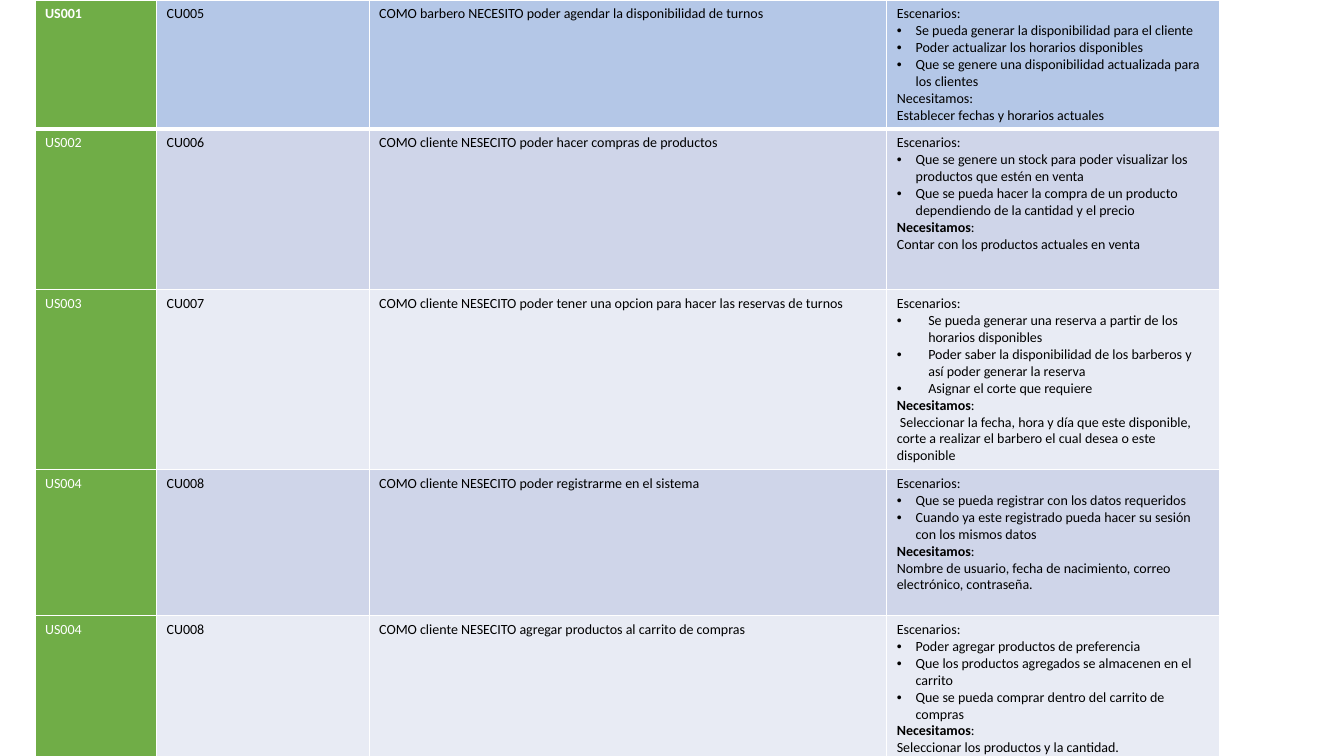
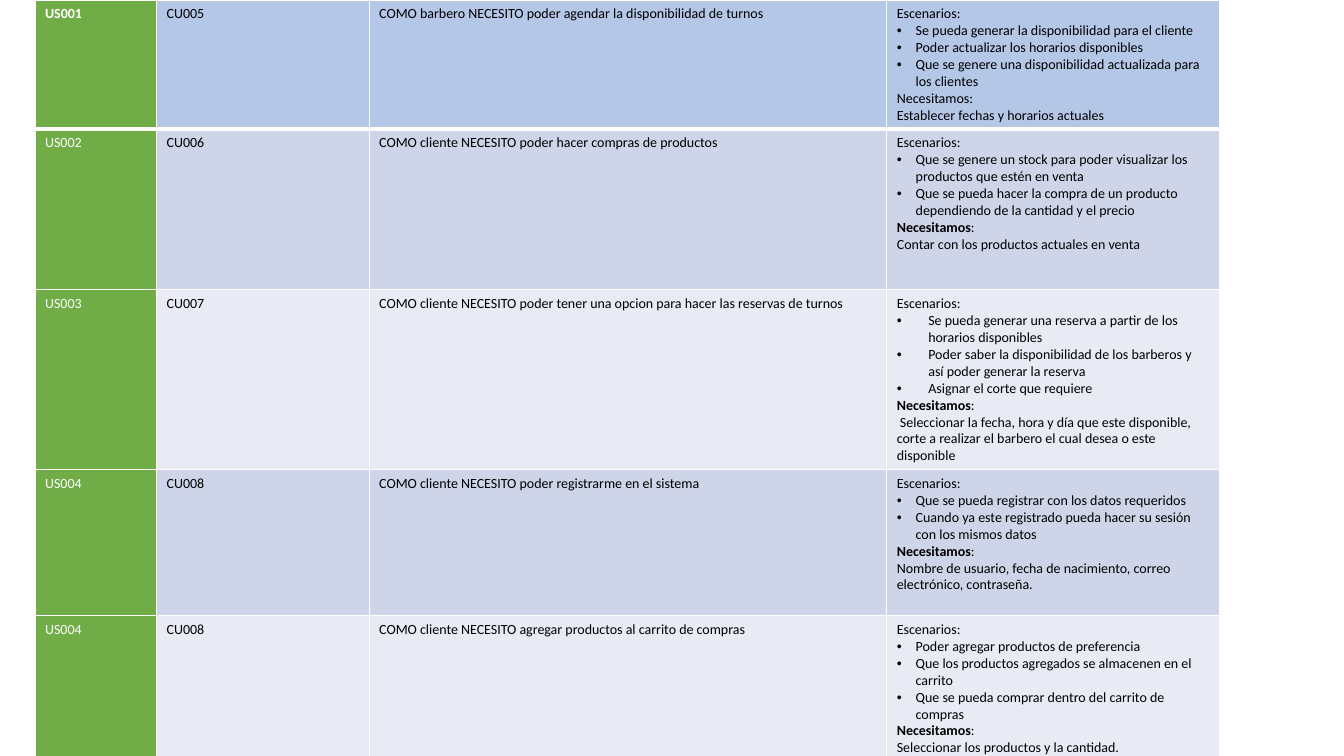
Before and after one commit to luiscarlosmedina/Master-Barber, a slide deck: slide 24 of Entregables Proyecto B.pptx. Drawn at 1344x756 pixels with LibreOffice and Linux fonts; fonts in the diff are those of the drawing; background and template pictures are left out. Boxes give left, top, right and bottom in pixels: in the first picture for what was removed or moved away, otherwise in the second. Text is boxed around its words. In the diff, an @@ line names an element or a change of style, - is before the commit and + after.

```diff
--- a/Entregables Proyecto B.pptx
+++ b/Entregables Proyecto B.pptx
@@ table at <box>35,0,1221,756</box> @@
-row 2, column 3: COMO cliente NESECITO poder hacer compras de productos
+row 2, column 3: COMO cliente NECESITO poder hacer compras de productos
-row 3, column 3: COMO cliente NESECITO poder tener una opcion para hacer las reservas de turnos
+row 3, column 3: COMO cliente NECESITO poder tener una opcion para hacer las reservas de turnos
-row 4, column 3: COMO cliente NESECITO poder registrarme en el sistema
+row 4, column 3: COMO cliente NECESITO poder registrarme en el sistema
-row 5, column 3: COMO cliente NESECITO agregar productos al carrito de compras
+row 5, column 3: COMO cliente NECESITO agregar productos al carrito de compras
```
Also in this commit, not shown: 1 other file.
